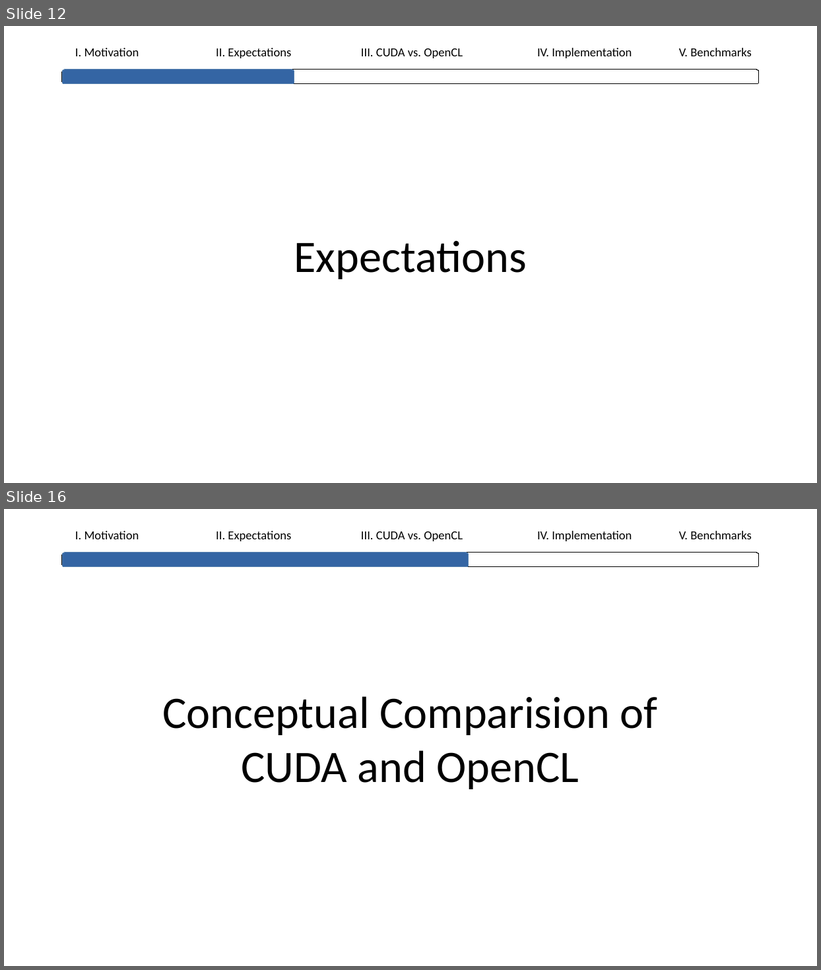
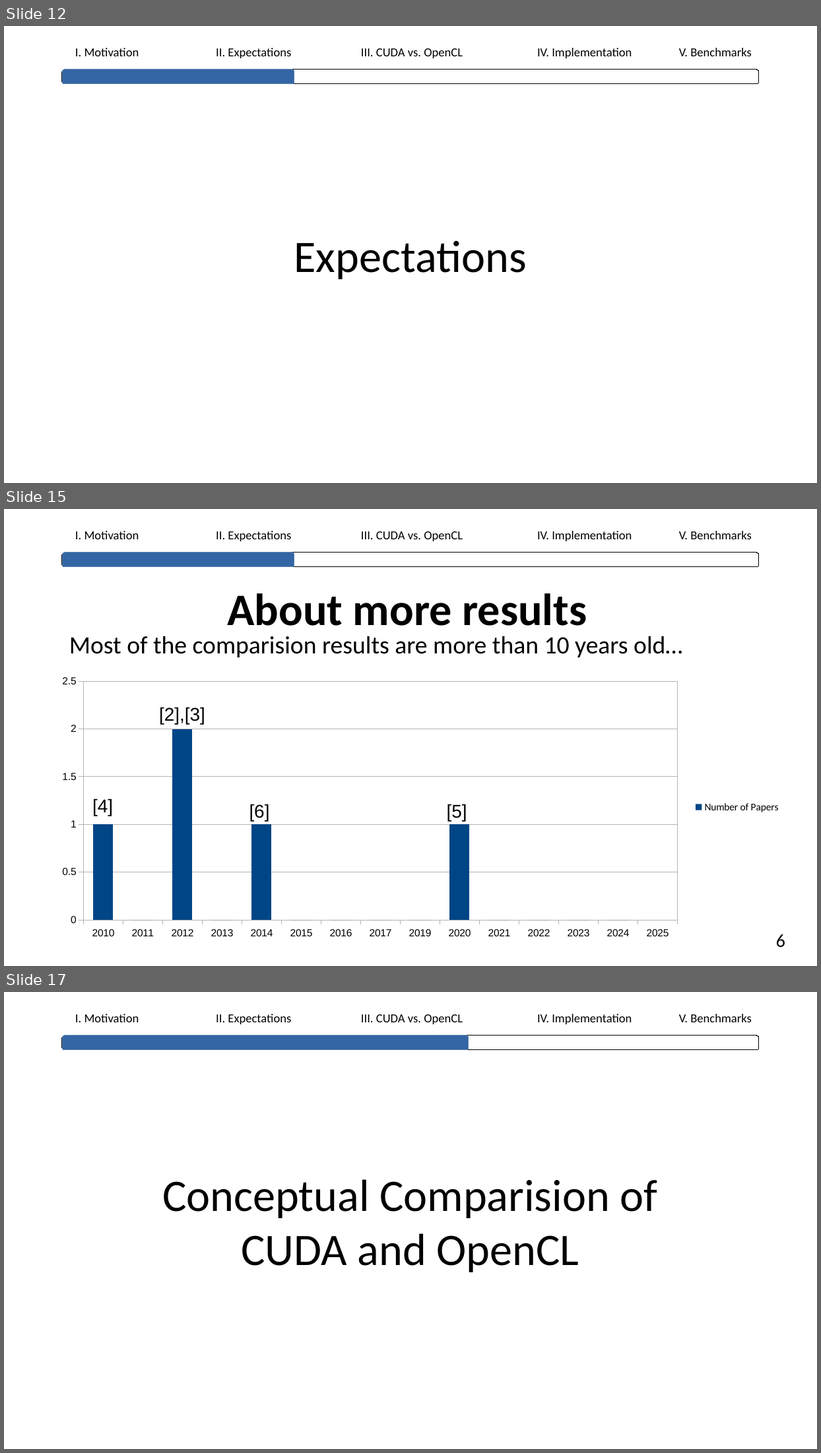
Before and after one commit to lhahner/opti-perf, a slide deck: docs/presentation/final-presentation.odp. Shown one above the other, each under a label of ours: slides 12 and 16 before the commit, slides 12, 15 and 17 after it; the slides between them are not shown. The pictures are 821x970 and 821x1453 pixels, drawn with LibreOffice and Linux fonts; fonts in the diff are those of the drawing. Boxes give left, top, right and bottom in pixels: in the first picture for what was removed or moved away, otherwise in the second. Text is boxed around its words. In the diff, an @@ line names an element or a change of style, - is before the commit and + after.

Commit message:
adds expectations chapter to the final-presentation.odp

```diff
--- a/docs/presentation/final-presentation.odp
+++ b/docs/presentation/final-presentation.odp
@@ slide 15 added at <box>4,509,817,966</box>, background #FFFFFF @@
@@ text added at <box>75,531,139,539</box>, 12 pt, text #000000 @@
+I. Motivation
@@ text added at <box>216,531,291,541</box>, 12 pt, text #000000 @@
+II. Expectations
@@ text added at <box>361,531,463,541</box>, 12 pt, text #000000 @@
+III. CUDA vs. OpenCL
@@ text added at <box>537,531,632,541</box>, 12 pt, text #000000 @@
+IV. Implementation
@@ text added at <box>679,531,752,539</box>, 12 pt, text #000000 @@
+V. Benchmarks
@@ rounded rectangle added at <box>62,553,760,567</box>, fill #FFFFFF, outline #000000 0 pt @@
@@ rounded rectangle added at <box>62,553,294,567</box>, fill #3465A4, outline #5983B0 0 pt @@
@@ title added at <box>228,593,587,626</box>, 44 pt, text #000000, bold @@
+About more results
@@ text added at <box>69,636,682,657</box>, 24.3 pt, text #000000 @@
+Most of the comparision results are more than 10 years old…
@@ column chart added at <box>48,670,788,945</box> @@
+categories: 2010, 2011, 2012, 2013, 2014, 2015, 2016, 2017, 2019, 2020, 2021, 2022, 2023, 2024, 2025
+Number of Papers: 1, 0, 2, 0, 1, 0, 0, 0, 0, 1, 0, 0, 0, 0, -
@@ text added at <box>159,707,205,724</box>, 18 pt, text #000000 @@
+[2],[3]
@@ text added at <box>92,799,113,816</box>, 18 pt, text #000000 @@
+[4]
@@ text added at <box>250,804,270,822</box>, 18 pt, text #000000 @@
+[6]
@@ text added at <box>447,804,467,822</box>, 18 pt, text #000000 @@
+[5]
@@ text added at <box>776,935,785,948</box>, 18 pt, text #000000 @@
+6
@@ what was slide 16 is now slide 17 @@
```
Also in this commit, not shown: 5 slides changed, 2 other slides added, 3 other files.
